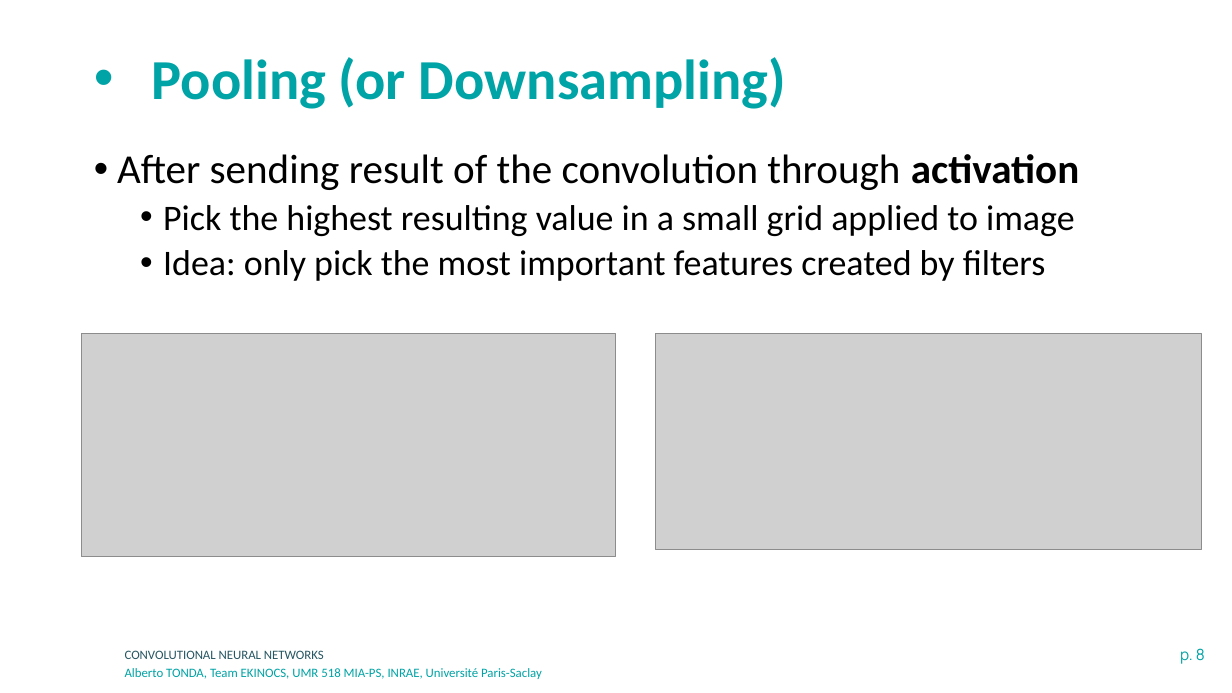
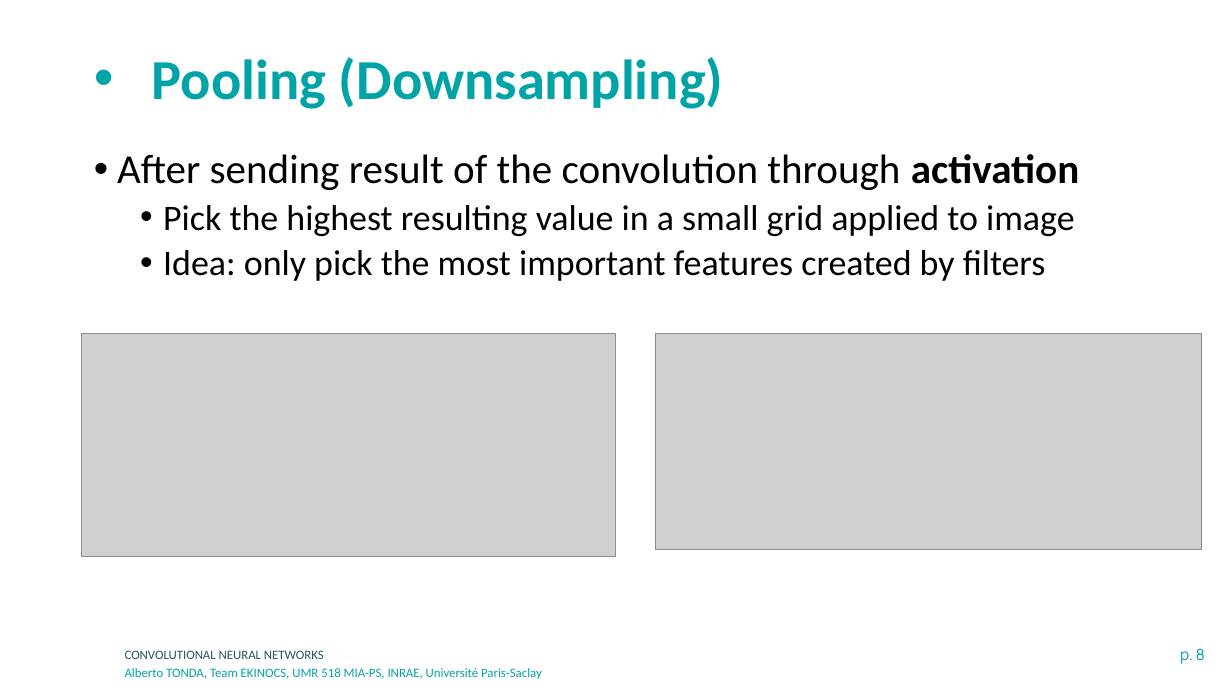
Before and after one commit to albertotonda/teaching, a slide deck: slide 8 of deep-learning-in-practice-with-pytorch/2-convolutional-neural-networks.pptx. Drawn at 1232x693 pixels with LibreOffice and Linux fonts; fonts in the diff are those of the drawing; grey boxes stand for pictures; background and template pictures are left out. Boxes give left, top, right and bottom in pixels: in the first picture for what was removed or moved away, otherwise in the second. Text is boxed around its words. In the diff, an @@ line names an element or a change of style, - is before the commit and + after.

```diff
--- a/deep-learning-in-practice-with-pytorch/2-convolutional-neural-networks.pptx
+++ b/deep-learning-in-practice-with-pytorch/2-convolutional-neural-networks.pptx
@@ title at <box>152,57,723,109</box>: text changed @@
-• Pooling (or Downsampling)
+• Pooling (Downsampling)
```
Also in this commit, not shown: 3 other slides changed, 3 slides added, 2 other files.
